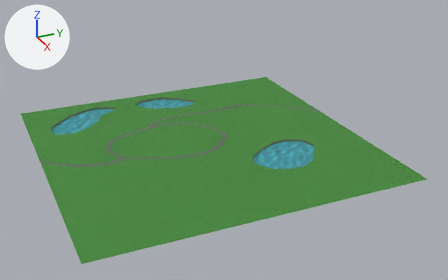
One commit to the glTF model level_grids/park/glb/rock_kicking_park_ground_final_wip.glb: the scene before it, then after it.
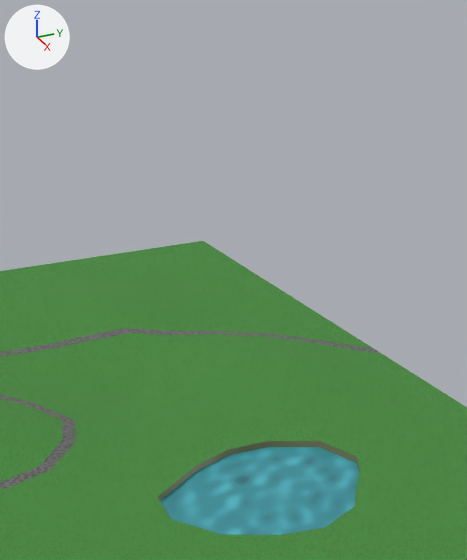
Each version is shown whole from a 50 mm camera at (852.0, -343.0, 423.0) aimed at (45.0, 21.0, 20.0), then close up on the part from 45% to 78% of the width and 1% to 63% of the height. Every picture has the same lights, and +X, +Y and +Z are marked at upper left. The older version's two pictures come first.

Before the edit, the objects in view are built like this:
```python
me_plane_1018 = bpy.data.meshes.new('Plane.1018')
me_plane_1018.from_pydata(...)  # 465 vertices, 722 faces; spans x -250.0..250.0, y -250.0..250.0, z 0.0..10.0
me_plane_1018.materials.append(mat_ground_grass_baked_001)  # picture img_park_texture_baked_3
me_plane_1019 = bpy.data.meshes.new('Plane.1019')
me_plane_1019.from_pydata(...)  # 82 vertices, 82 faces; spans x -121.0..49.0, y -250.0..250.0, z 0.0..9.0
me_plane_1019.materials.append(mat_ground_path_baked)  # picture img_path_texture_baked
me_plane_1021 = bpy.data.meshes.new('Plane.1021')
me_plane_1021.from_pydata(...)  # 155 vertices, 175 faces; spans x -226.0..155.0, y -226.0..179.0, z 0.0..10.0
me_plane_1021.materials.append(mat_ground_grass_baked_001)  # picture img_park_texture_baked_3
ob_groundintactnotrees = bpy.data.objects.new('GroundIntactNoTrees', me_plane_1021)
ob_groundintactnotrees.location = (0.0, 0.0, 0.0)
ob_groundintacttrees = bpy.data.objects.new('GroundIntactTrees', me_plane_1018)
ob_groundintacttrees.location = (0.0, 0.0, 0.0)
ob_groundpath = bpy.data.objects.new('GroundPath', me_plane_1019)
ob_groundpath.location = (0.0, 0.0, 0.0)
# also in view: 'GroundLakes' at (-38.0, -26.0, -2.0); 'GroundLakeSides' at (-38.0, -26.0, -7.0)
```
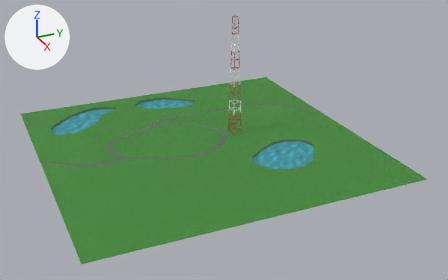
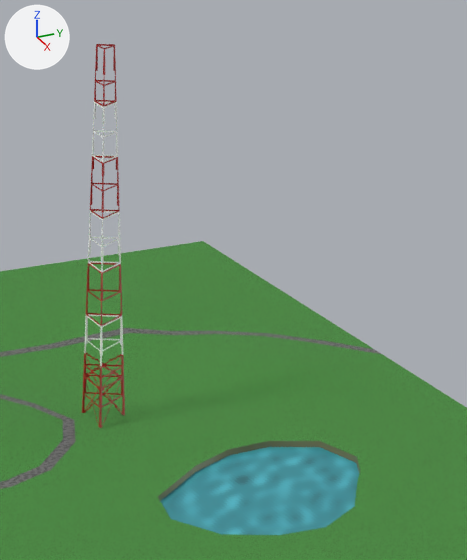
Commit message: park grid now linesup with the city grid

Changed parts and their boxes [x1, y1, x2, y2] in the close-ups (467 x 560 px):
```json
{"object": "Cell Tower", "change": "added", "after": [82, 44, 125, 428]}
```

Edits to the scene script, one JSON object a line:
```json
{"op": "add", "block": "img_cell_tower", "code": ["img_cell_tower = load_image('Cell Tower', '_unpacked/Cell_Tower', 256, 256, 'sRGB')"]}
{"op": "add", "block": "mat_cell_tower_texture", "code": ["mat_cell_tower_texture = principled_material('cell_tower_texture')", "mat_cell_tower_texture.texture = img_cell_tower  # with its transparency"]}
{"op": "add", "block": "me_cube", "code": ["me_cube = bpy.data.meshes.new('Cube')", "me_cube.from_pydata(...)  # 24 vertices, 42 faces; spans x -11.0..11.0, y -7.0..13.0, z 0.0..197.0", "me_cube.materials.append(mat_cell_tower_texture)  # picture img_cell_tower"]}
{"op": "add", "block": "ob_cell_tower", "code": ["ob_cell_tower = bpy.data.objects.new('Cell Tower', me_cube)", "ob_cell_tower.location = (-11.4, 65.1, 1.6)"]}
```
